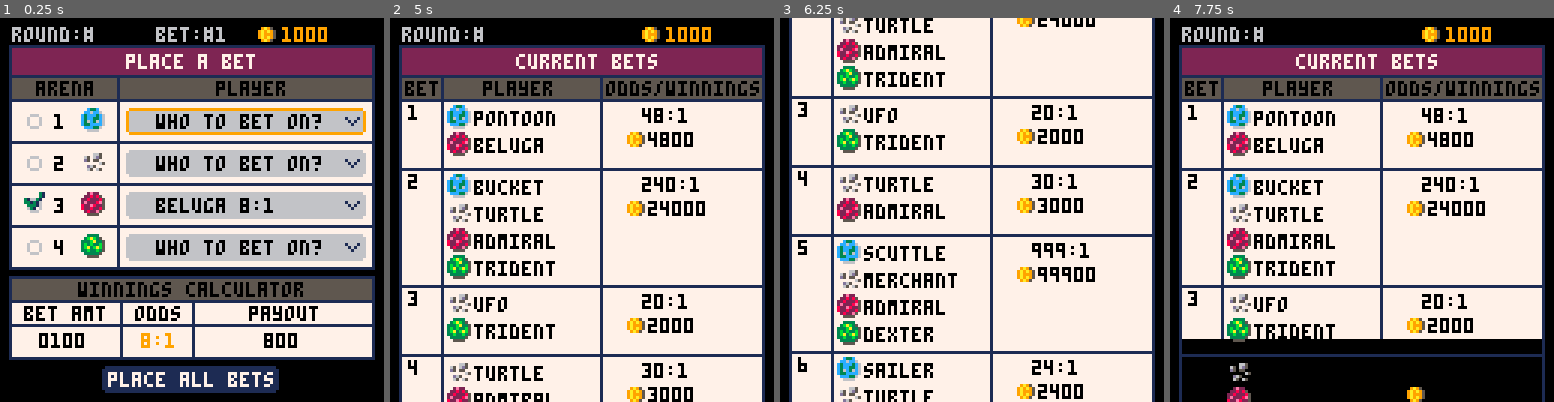
Above: before the commit, frames 1-4 (left to right).
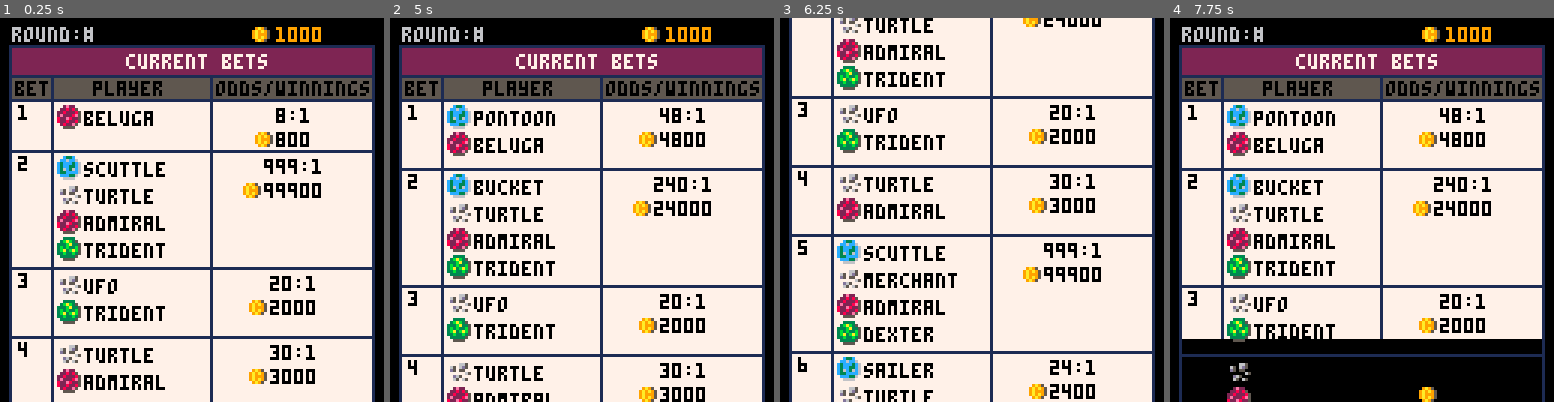
Above: after the commit, the same moments.

Repository: suspicious-smoke/club-bets-pico8
Game: PICO-8 cartridge club-bets.p8
The game is run twice, just before and just after one commit, with the same random seed, the same clock (stepped at 60 frames per second) and the same inputs.
Inputs:
- Up to frame 1 (0.25 s): no input
- Up to frame 2 (5 s): tap X (X key) at 0.33, 1.07, 1.85, 2.97, 4.08 s; tap O (Z key) at 0.7, 1.7, 2.1, 2.5, 2.9, 3.3, 3.7, 4.1, 4.5, 4.9 s; hold Right 1.6-2.1 s; hold Up 2.15-2.42 s; hold Right 2.47-3.03 s; hold Left 3.08-3.58 s; hold Down 3.63-3.97 s; hold Right 4.02-4.68 s; hold Up from 4.73 s (still down)
- Up to frame 3 (6.25 s): release Up at 5.03 s; hold Left 5.08-5.68 s; tap X (X key) at 5.2 s; tap O (Z key) at 5.3, 5.7, 6.1 s; hold Down 5.73-6.03 s; hold Right from 6.08 s (still down)
- Up to frame 4 (7.75 s): tap X (X key) at 6.32, 7.43 s; tap O (Z key) every 0.4 s from 6.5 to 7.7 s; release Right at 6.58 s; hold Right 6.63-7.13 s; hold Up 7.18-7.45 s; hold Right from 7.5 s (still down)

The runs differ from the first frame. In frame 1, 50% of the frame differs, in the area x 2-98%, y 2-100%; in frame 2, 2.8%; in frame 3, 2.9%; in frame 4, 2.3%.

Commit message:
center elements on confirm page

Diff:
--- a/club-bets.p8
+++ b/club-bets.p8
@@ -120,8 +120,8 @@
 	dummy_bets()
 	--init_quickbetpage()
 	--init_ticket()
-	init_betpage()
-	--init_confirm()
+	--init_betpage()
+	init_confirm()
 end
 
 function dummy_bets()
@@ -393,8 +393,8 @@
 		for i_arena=1,4 do
 			for i_aplyr=1,4 do
 				if _cbet[2][i_arena][i_aplyr] then
-					print(players[arenas[i_arena][i_aplyr][1]][1],28,14+p_count*9+o_pcount-scroller+8,0)
 					spr(101+i_arena,19,12+p_count*9+o_pcount-scroller+8)--planet
+					print(players[arenas[i_arena][i_aplyr][1]][1],28,14+p_count*9+o_pcount-scroller+8,0)--player name
 					p_count+=1
 				end
 			end
@@ -406,11 +406,11 @@
 				pc_mult=9
 			end
 			rrect(3,19+o_pcount-scroller+8,122,p_count*pc_mult,0,1)
-
-			print(""..print_bet_odds(bets_odds[i_bet]),84,30+o_pcount-scroller,0)
-			spr(108,78,36+o_pcount-scroller)--coin
+			_p_odds=print_bet_odds(bets_odds[i_bet])
+			print(_p_odds,98-#_p_odds*2,30+o_pcount-scroller,0)
 			winnings_str=arr_to_str(bets_winnings[i_bet])
-			print(winnings_str,86,38+o_pcount-scroller,0)
+			spr(108,90-#winnings_str*2,36+o_pcount-scroller)--coin
+			print(winnings_str,98-#winnings_str*2,38+o_pcount-scroller,0)
 			o_pcount+=p_count*pc_mult-1
 			bet_count+=1
 		end
@@ -421,10 +421,15 @@
 	rrect(3,27+o_pcount-scroller,122,20,0,1)--ticket
 	print("possible winnings",10,34+o_pcount-scroller,0)
 	line(79,27+o_pcount-scroller,79,46+o_pcount-scroller,1)
-	spr(108,81,32+o_pcount-scroller)--coin
-	for i=1,#total_winnings do
-		print(total_winnings[i],86+i*4,34+o_pcount-scroller,0)
-	end
+
+	tw_str=arr_to_str(total_winnings)
+	spr(108,96-#tw_str*2,32+o_pcount-scroller)--coin
+	print(tw_str,104-#tw_str*2,34+o_pcount-scroller,0)
+
+	-- spr(108,81,32+o_pcount-scroller)--coin
+	-- for i=1,#total_winnings do
+	-- 	print(total_winnings[i],86+i*4,34+o_pcount-scroller,0)
+	-- end
 
 	print("press 🅾️ to confirm",28,50+o_pcount-scroller,7)
 end
